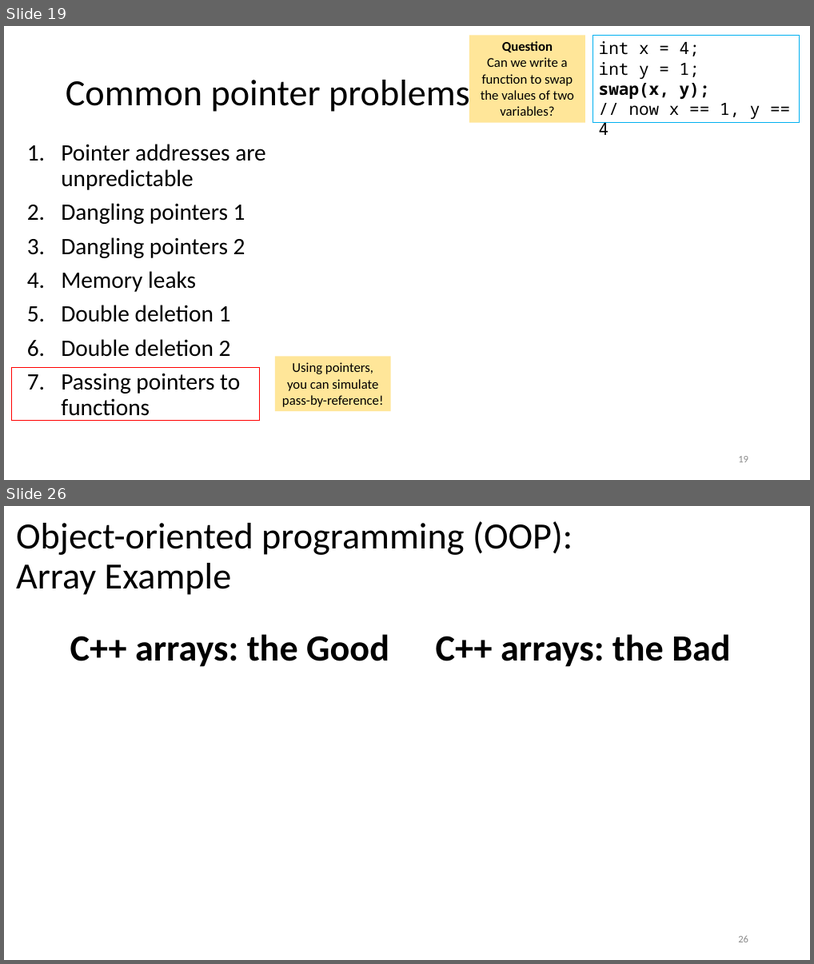
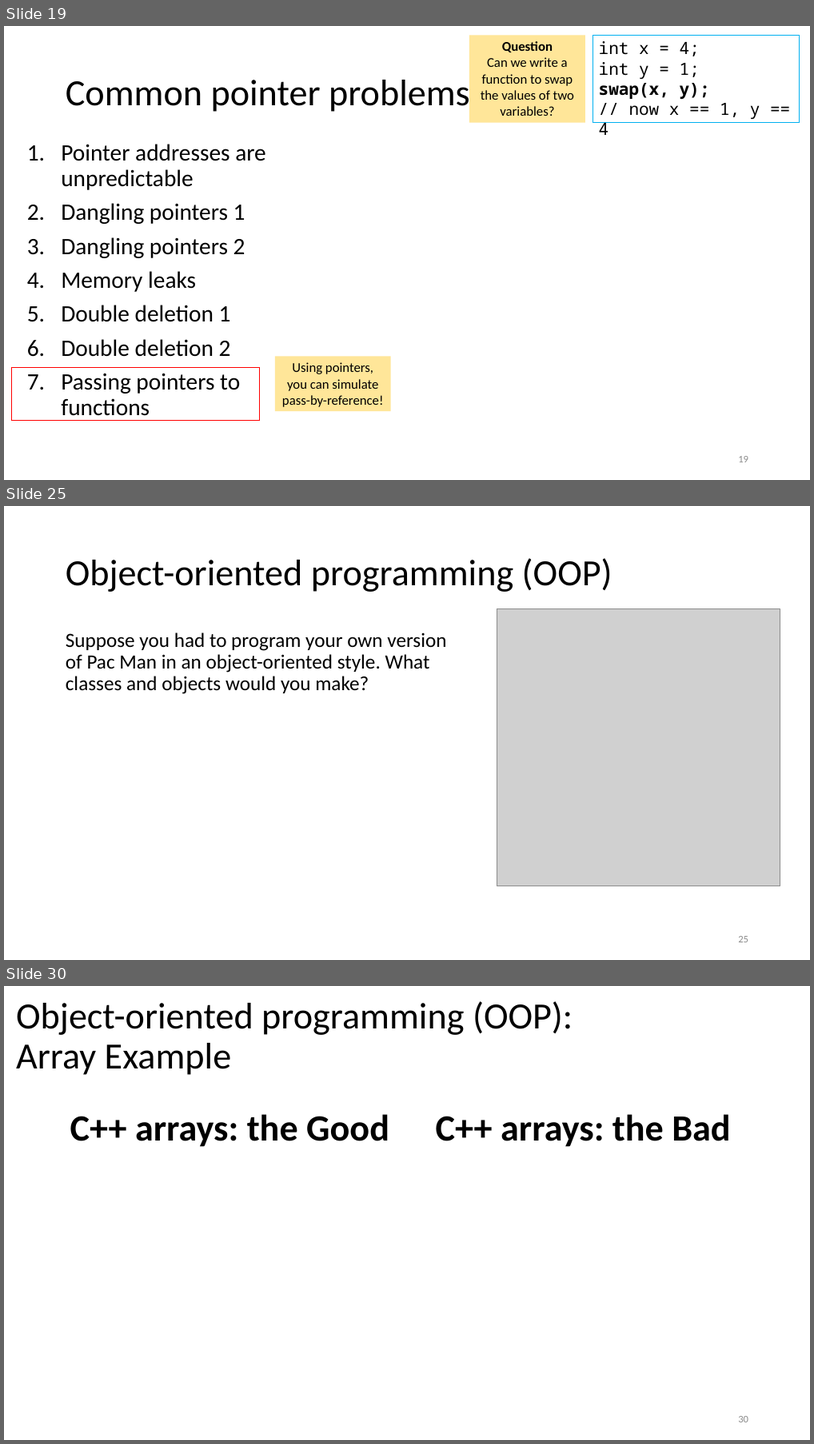
Before and after one commit to tjd1234/cmpt135spring2024, a slide deck: sample_code/week4/week4_cmpt135.pptx. Shown one above the other, each under a label of ours: slides 19 and 26 before the commit, slides 19, 25 and 30 after it; the slides between them are not shown. The pictures are 814x964 and 814x1444 pixels, drawn with LibreOffice and Linux fonts; fonts in the diff are those of the drawing; grey boxes stand for pictures. Boxes give left, top, right and bottom in pixels: in the first picture for what was removed or moved away, otherwise in the second. Text is boxed around its words. In the diff, an @@ line names an element or a change of style, - is before the commit and + after.

```diff
--- a/sample_code/week4/week4_cmpt135.pptx
+++ b/sample_code/week4/week4_cmpt135.pptx
@@ slide 25 added at [4,506,810,960], background #FFFFFF @@
@@ title added at [66,558,613,592], 44 pt, text #000000 @@
+Object-oriented programming (OOP)
@@ picture added at [498,609,780,886] @@
@@ text added at [66,632,446,694], 24 pt, text #000000 @@
+Suppose you had to program your own version of Pac Man in an object-oriented style. What classes and objects would you make?
@@ page number added at [738,936,749,942], 12 pt, text #8C8C8C @@
+25
@@ what was slide 26 is now slide 30 @@
@@ page number at [738,1416,749,1422]: text changed @@
-26
+30
```
Also in this commit, not shown: 22 slides changed, 33 other slides added, 1 slide removed, 1 other file.
